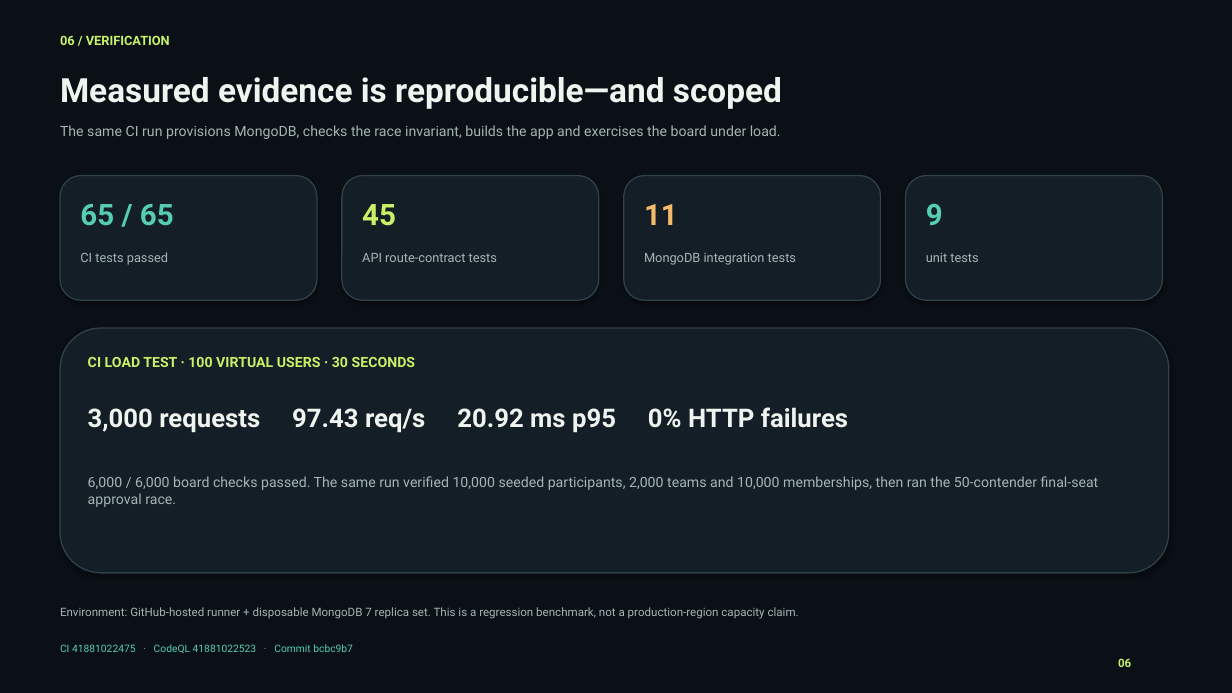
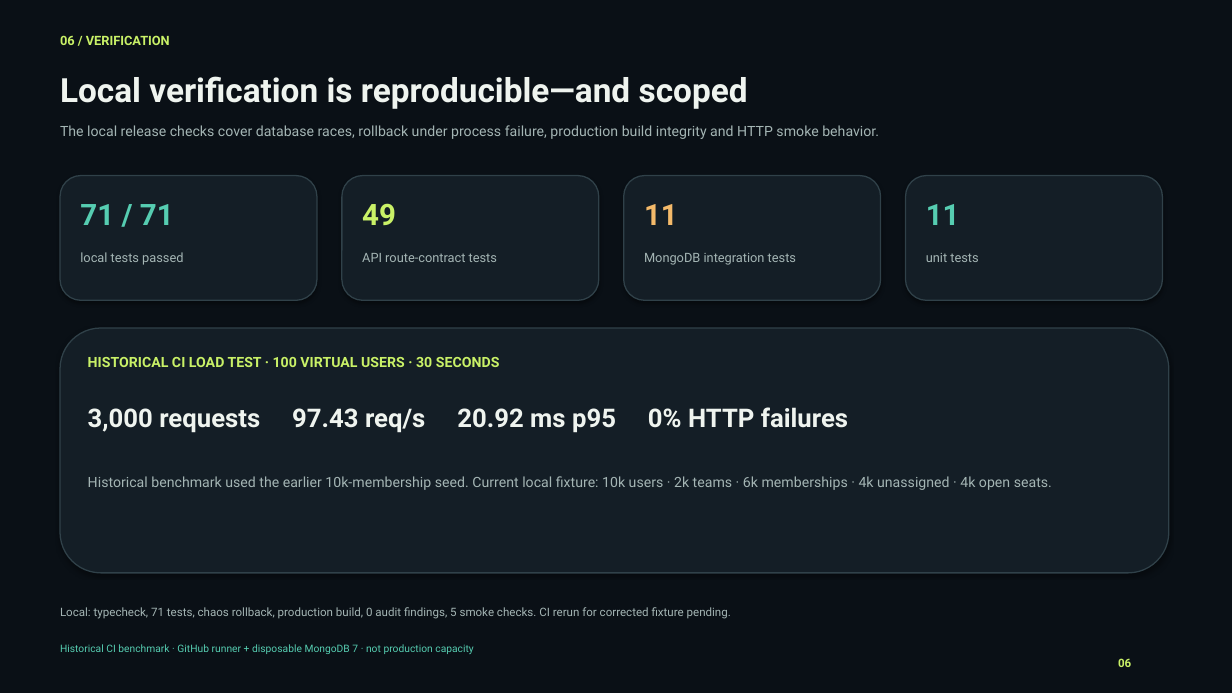
Before and after one commit to PSP-YN/Race-proof-team-formation, a slide deck: slide 6 of demo/files/CrewForge-PS1-Submission-Deck.pptx. Drawn at 1232x693 pixels with LibreOffice and Linux fonts; fonts in the diff are those of the drawing. Boxes give left, top, right and bottom in pixels: in the first picture for what was removed or moved away, otherwise in the second. Text is boxed around its words. In the diff, an @@ line names an element or a change of style, - is before the commit and + after.

```diff
--- a/demo/files/CrewForge-PS1-Submission-Deck.pptx
+++ b/demo/files/CrewForge-PS1-Submission-Deck.pptx
@@ text at (60,76,748,109): text changed @@
-Measured evidence is reproducible—and scoped
+Local verification is reproducible—and scoped
@@ text at (60,125,879,139): text changed @@
-The same CI run provisions MongoDB, checks the race invariant, builds the app and exercises the board under load.
+The local release checks cover database races, rollback under process failure, production build integrity and HTTP smoke behavior.
@@ text at (80,204,174,225): text changed @@
-65 / 65
+71 / 71
@@ text at (362,203,396,225): text changed @@
-45
+49
@@ text at (926,204,960,225): text changed @@
-9
+11
@@ text at (80,252,183,265): text changed @@
-CI tests passed
+local tests passed
@@ text at (88,357,500,367): text changed @@
-CI LOAD TEST · 100 VIRTUAL USERS · 30 SECONDS
+HISTORICAL CI LOAD TEST · 100 VIRTUAL USERS · 30 SECONDS
@@ text at (88,476,1052,490): text changed @@
-6,000 / 6,000 board checks passed. The same run verified 10,000 seeded participants, 2,000 teams and 10,000 memberships, then ran the 50-contender final-seat approval race.
+Historical benchmark used the earlier 10k-membership seed. Current local fixture: 10k users · 2k teams · 6k memberships · 4k unassigned · 4k open seats.
@@ text at (60,607,731,619): text changed @@
-Environment: GitHub-hosted runner + disposable MongoDB 7 replica set. This is a regression benchmark, not a production-region capacity claim.
+Local: typecheck, 71 tests, chaos rollback, production build, 0 audit findings, 5 smoke checks. CI rerun for corrected fixture pending.
@@ text at (60,644,473,654): text changed @@
-CI 41881022475 · CodeQL 41881022523 · Commit bcbc9b7
+Historical CI benchmark · GitHub runner + disposable MongoDB 7 · not production capacity
```
Also in this commit, not shown: 2 other slides changed, 44 other files.
